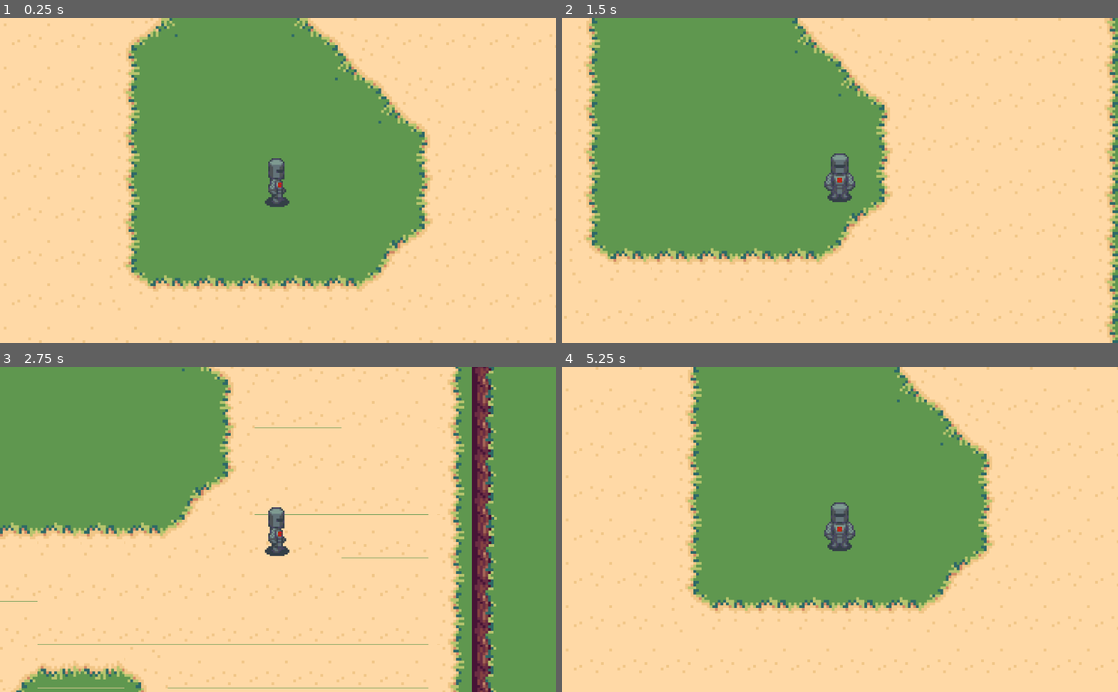
Above: before the commit, frames 1-4 (two rows, left to right).
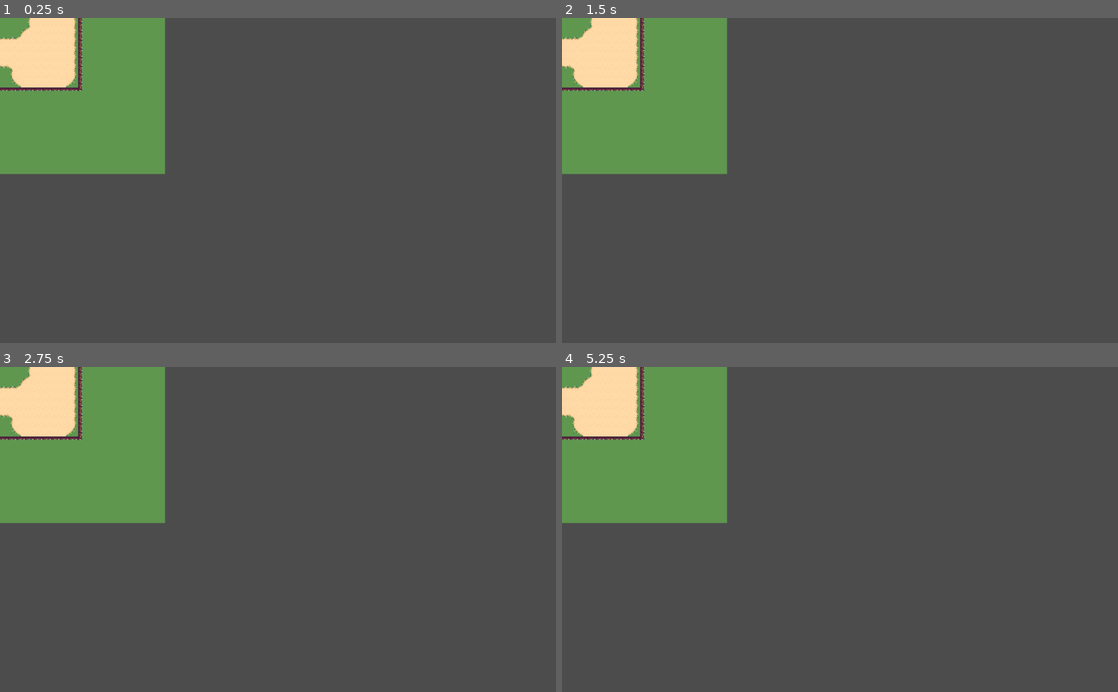
Above: after the commit, the same moments.

Repository: Saphs/arbeitsTitel1
Game: Godot game, scene res://scenes/landscape.tscn
The game is run twice, just before and just after one commit, with the same random seed, the same clock (stepped at 60 frames per second) and the same inputs. This scene is started directly instead of the project's main scene.
Inputs:
- Up to frame 1 (0.25 s): no input
- Up to frame 2 (1.5 s): tap Enter at 0.5 s; hold D (ui_right) 0.53-1.28 s; hold S (ui_down) from 1.28 s (still down)
- Up to frame 3 (2.75 s): release S (ui_down) at 2.03 s; hold D (ui_right) from 2.03 s (still down)
- Up to frame 4 (5.25 s): release D (ui_right) at 2.78 s; hold W (ui_up) 2.78-3.53 s; hold A (ui_left) 3.53-5.03 s; hold S (ui_down) from 5.03 s (still down)

The runs differ from the first frame. In frame 1, 95% of the frame differs, in the area x 0-100%, y 0-100%; in frame 2, 90%; in frame 3, 88%; in frame 4, 95%.

Commit message:
Fix scaling of landscape and Player

Diff:
--- a/godot/scenes/Player.gd
+++ b/godot/scenes/Player.gd
@@ -40,26 +40,27 @@
 		get_node("P_AnimatedSprite").animation = "P_walkDown"
 
 func _input(event):
-	movement_vec = Vector2(0, 0)
-	if Input.is_action_pressed("ui_up"):
-		movement_vec += UP_VEC
-	if Input.is_action_pressed("ui_down"):
-		movement_vec += DOWN_VEC
-	if Input.is_action_pressed("ui_left"):
-		movement_vec += LEFT_VEC
-	if Input.is_action_pressed("ui_right"):
-		movement_vec += RIGHT_VEC
+	if (event.is_action_type()):
+		movement_vec = Vector2(0, 0)
+		if Input.is_action_pressed("ui_up"):
+			movement_vec += UP_VEC
+		if Input.is_action_pressed("ui_down"):
+			movement_vec += DOWN_VEC
+		if Input.is_action_pressed("ui_left"):
+			movement_vec += LEFT_VEC
+		if Input.is_action_pressed("ui_right"):
+			movement_vec += RIGHT_VEC
 
-	if Input.is_action_just_released("ui_up"):
-		last_dir = "UP"
-	elif Input.is_action_just_released("ui_down"):
-		last_dir = "DOWN"
-	elif Input.is_action_just_released("ui_left"):
-		last_dir = "LEFT"
-	elif Input.is_action_just_released("ui_right"):
-		last_dir = "RIGHT"
+		if Input.is_action_just_released("ui_up"):
+			last_dir = "UP"
+		elif Input.is_action_just_released("ui_down"):
+			last_dir = "DOWN"
+		elif Input.is_action_just_released("ui_left"):
+			last_dir = "LEFT"
+		elif Input.is_action_just_released("ui_right"):
+			last_dir = "RIGHT"
 
-	set_animation()
+		set_animation()
 
 func _process(delta):
 	position += delta * player_speed * movement_vec.normalized()
--- a/godot/scenes/Player.tscn
+++ b/godot/scenes/Player.tscn
@@ -1,138 +1,147 @@
-[gd_scene load_steps=24 format=2]
+[gd_scene load_steps=25 format=2]
 
 [ext_resource path="res://PlayerSpriteSheet.png" type="Texture" id=1]
 [ext_resource path="res://scenes/Player.gd" type="Script" id=2]
 
-[sub_resource type="AtlasTexture" id=18]
+[sub_resource type="CapsuleShape2D" id=22]
+radius = 4.0
+height = 10.0
+
+[sub_resource type="AtlasTexture" id=1]
 atlas = ExtResource( 1 )
 region = Rect2( 79, 0, 79, 103 )
 
-[sub_resource type="AtlasTexture" id=19]
+[sub_resource type="AtlasTexture" id=2]
+atlas = ExtResource( 1 )
+region = Rect2( 0, 309, 79, 103 )
+
+[sub_resource type="AtlasTexture" id=3]
 atlas = ExtResource( 1 )
 region = Rect2( 79, 309, 79, 103 )
 
-[sub_resource type="AtlasTexture" id=20]
+[sub_resource type="AtlasTexture" id=4]
+atlas = ExtResource( 1 )
+region = Rect2( 158, 309, 79, 103 )
+
+[sub_resource type="AtlasTexture" id=5]
+atlas = ExtResource( 1 )
+region = Rect2( 79, 309, 79, 103 )
+
+[sub_resource type="AtlasTexture" id=6]
+atlas = ExtResource( 1 )
+region = Rect2( 0, 0, 78, 102 )
+
+[sub_resource type="AtlasTexture" id=7]
+atlas = ExtResource( 1 )
+region = Rect2( 78, 0, 78, 102 )
+
+[sub_resource type="AtlasTexture" id=8]
+atlas = ExtResource( 1 )
+region = Rect2( 156, 0, 78, 102 )
+
+[sub_resource type="AtlasTexture" id=9]
+atlas = ExtResource( 1 )
+region = Rect2( 78, 0, 78, 102 )
+
+[sub_resource type="AtlasTexture" id=10]
+atlas = ExtResource( 1 )
+region = Rect2( 0, 206, 79, 103 )
+
+[sub_resource type="AtlasTexture" id=11]
+atlas = ExtResource( 1 )
+region = Rect2( 79, 206, 79, 103 )
+
+[sub_resource type="AtlasTexture" id=12]
+atlas = ExtResource( 1 )
+region = Rect2( 158, 206, 79, 103 )
+
+[sub_resource type="AtlasTexture" id=13]
+atlas = ExtResource( 1 )
+region = Rect2( 79, 206, 79, 103 )
+
+[sub_resource type="AtlasTexture" id=14]
 atlas = ExtResource( 1 )
 region = Rect2( 79, 103, 79, 103 )
 
-[sub_resource type="AtlasTexture" id=21]
+[sub_resource type="AtlasTexture" id=15]
+atlas = ExtResource( 1 )
+region = Rect2( 0, 103, 79, 103 )
+
+[sub_resource type="AtlasTexture" id=16]
+atlas = ExtResource( 1 )
+region = Rect2( 79, 103, 79, 103 )
+
+[sub_resource type="AtlasTexture" id=17]
+atlas = ExtResource( 1 )
+region = Rect2( 158, 103, 79, 103 )
+
+[sub_resource type="AtlasTexture" id=18]
+atlas = ExtResource( 1 )
+region = Rect2( 79, 103, 79, 103 )
+
+[sub_resource type="AtlasTexture" id=19]
 atlas = ExtResource( 1 )
 region = Rect2( 79, 206, 79, 103 )
 
-[sub_resource type="AtlasTexture" id=1]
-atlas = ExtResource( 1 )
-region = Rect2( 0, 309, 79, 103 )
-
-[sub_resource type="AtlasTexture" id=2]
+[sub_resource type="AtlasTexture" id=20]
 atlas = ExtResource( 1 )
 region = Rect2( 79, 309, 79, 103 )
 
-[sub_resource type="AtlasTexture" id=3]
-atlas = ExtResource( 1 )
-region = Rect2( 158, 309, 79, 103 )
-
-[sub_resource type="AtlasTexture" id=4]
-atlas = ExtResource( 1 )
-region = Rect2( 79, 309, 79, 103 )
-
-[sub_resource type="AtlasTexture" id=5]
-atlas = ExtResource( 1 )
-region = Rect2( 0, 103, 79, 103 )
-
-[sub_resource type="AtlasTexture" id=6]
-atlas = ExtResource( 1 )
-region = Rect2( 79, 103, 79, 103 )
-
-[sub_resource type="AtlasTexture" id=7]
-atlas = ExtResource( 1 )
-region = Rect2( 158, 103, 79, 103 )
-
-[sub_resource type="AtlasTexture" id=8]
-atlas = ExtResource( 1 )
-region = Rect2( 79, 103, 79, 103 )
-
-[sub_resource type="AtlasTexture" id=9]
-atlas = ExtResource( 1 )
-region = Rect2( 0, 0, 78, 102 )
-
-[sub_resource type="AtlasTexture" id=10]
-atlas = ExtResource( 1 )
-region = Rect2( 78, 0, 78, 102 )
-
-[sub_resource type="AtlasTexture" id=11]
-atlas = ExtResource( 1 )
-region = Rect2( 156, 0, 78, 102 )
-
-[sub_resource type="AtlasTexture" id=12]
-atlas = ExtResource( 1 )
-region = Rect2( 78, 0, 78, 102 )
-
-[sub_resource type="AtlasTexture" id=13]
-atlas = ExtResource( 1 )
-region = Rect2( 0, 206, 79, 103 )
-
-[sub_resource type="AtlasTexture" id=14]
-atlas = ExtResource( 1 )
-region = Rect2( 79, 206, 79, 103 )
-
-[sub_resource type="AtlasTexture" id=15]
-atlas = ExtResource( 1 )
-region = Rect2( 158, 206, 79, 103 )
-
-[sub_resource type="AtlasTexture" id=16]
-atlas = ExtResource( 1 )
-region = Rect2( 79, 206, 79, 103 )
-
-[sub_resource type="SpriteFrames" id=17]
+[sub_resource type="SpriteFrames" id=21]
 animations = [ {
-"frames": [ SubResource( 18 ) ],
+"frames": [ SubResource( 1 ) ],
 "loop": true,
 "name": "P_idleDown",
 "speed": 5.0
 }, {
+"frames": [ SubResource( 2 ), SubResource( 3 ), SubResource( 4 ), SubResource( 5 ) ],
+"loop": true,
+"name": "P_walkUp",
+"speed": 5.0
+}, {
+"frames": [ SubResource( 6 ), SubResource( 7 ), SubResource( 8 ), SubResource( 9 ) ],
+"loop": true,
+"name": "P_walkDown",
+"speed": 6.0
+}, {
+"frames": [ SubResource( 10 ), SubResource( 11 ), SubResource( 12 ), SubResource( 13 ) ],
+"loop": true,
+"name": "P_walkRight",
+"speed": 5.0
+}, {
+"frames": [ SubResource( 14 ) ],
+"loop": true,
+"name": "P_idleLeft",
+"speed": 5.0
+}, {
+"frames": [ SubResource( 15 ), SubResource( 16 ), SubResource( 17 ), SubResource( 18 ) ],
+"loop": true,
+"name": "P_walkLeft",
+"speed": 5.0
+}, {
 "frames": [ SubResource( 19 ) ],
 "loop": true,
-"name": "P_idleUp",
+"name": "P_idleRight",
 "speed": 5.0
 }, {
 "frames": [ SubResource( 20 ) ],
 "loop": true,
-"name": "P_idleLeft",
-"speed": 5.0
-}, {
-"frames": [ SubResource( 21 ) ],
-"loop": true,
-"name": "P_idleRight",
-"speed": 5.0
-}, {
-"frames": [ SubResource( 1 ), SubResource( 2 ), SubResource( 3 ), SubResource( 4 ) ],
-"loop": true,
-"name": "P_walkUp",
-"speed": 5.0
-}, {
-"frames": [ SubResource( 5 ), SubResource( 6 ), SubResource( 7 ), SubResource( 8 ) ],
-"loop": true,
-"name": "P_walkLeft",
-"speed": 5.0
-}, {
-"frames": [ SubResource( 9 ), SubResource( 10 ), SubResource( 11 ), SubResource( 12 ) ],
-"loop": true,
-"name": "P_walkDown",
-"speed": 6.0
-}, {
-"frames": [ SubResource( 13 ), SubResource( 14 ), SubResource( 15 ), SubResource( 16 ) ],
-"loop": true,
-"name": "P_walkRight",
+"name": "P_idleUp",
 "speed": 5.0
 } ]
 
 [node name="Player" type="Node2D"]
-scale = Vector2( 0.2, 0.2 )
 script = ExtResource( 2 )
 
+[node name="KinematicBody2D" type="KinematicBody2D" parent="."]
+
+[node name="CollisionShape2D" type="CollisionShape2D" parent="KinematicBody2D"]
+position = Vector2( 0, 1 )
+shape = SubResource( 22 )
+
 [node name="P_AnimatedSprite" type="AnimatedSprite" parent="."]
-position = Vector2( -5.5, 0 )
-frames = SubResource( 17 )
+scale = Vector2( 0.2, 0.2 )
+frames = SubResource( 21 )
 animation = "P_idleRight"
 
 [node name="Camera2D" type="Camera2D" parent="."]
--- a/godot/scenes/landscape.tscn
+++ b/godot/scenes/landscape.tscn
@@ -1,7 +1,6 @@
-[gd_scene load_steps=4 format=2]
+[gd_scene load_steps=3 format=2]
 
 [ext_resource path="res://Forest_v2.png" type="Texture" id=1]
-[ext_resource path="res://scenes/Player.tscn" type="PackedScene" id=2]
 
 [sub_resource type="TileSet" id=1]
 0/name = "Forest_v2.png 0"
@@ -628,5 +627,3 @@
 cell_size = Vector2( 16, 16 )
 format = 1
 tile_data = PoolIntArray( -1179666, 24, 0, -1179665, 24, 0, -1179664, 24, 0, -1179663, 24, 0, -1179662, 24, 0, -1179661 …(21079 unchanged characters)…
-
-[node name="Player" parent="." instance=ExtResource( 2 )]
